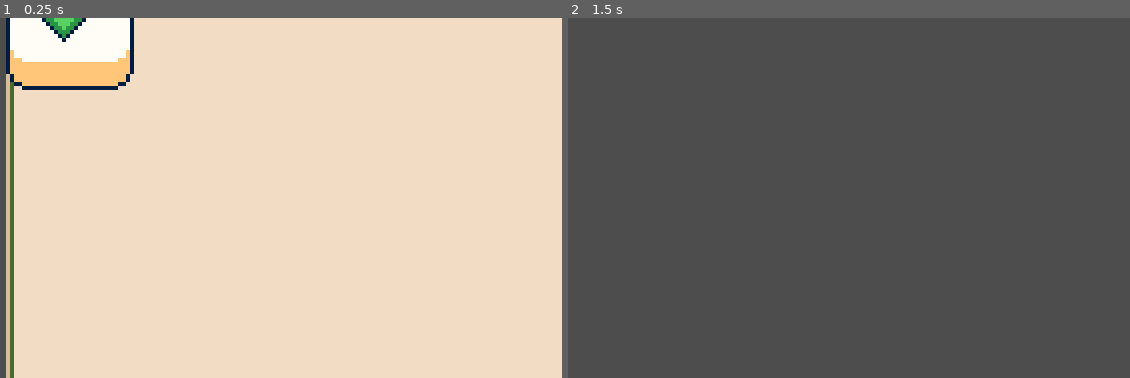
Above: before the commit, frames 1-2 (left to right).
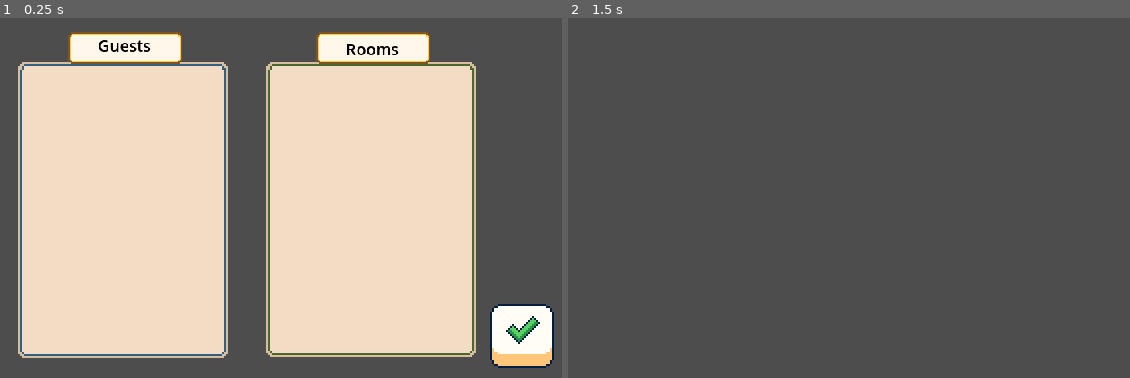
Above: after the commit, the same moments.

Repository: cmclaudet/Hot-Spring-Game
Game: Godot game, scene res://Scenes/Matching/matching.tscn
Two runs of this game, one before a commit and one after it. Both use one fixed random seed, a clock stepped at 60 frames per second and the inputs below. This scene is started directly instead of the project's main scene.
Inputs (mouse positions are in pixels of both pictures, inside the frame that each line leads up to; where the layout moved, square brackets give the same spot in the first picture):
- Up to frame 1 (0.25 s): no input
- Up to frame 2 (1.5 s): click (1090, 334) [635, 25] at 0.5 s; tap Enter at 1.25 s; move the mouse to (950, 180) at 1.27 s; hold Right (right) from 1.28 s (still down); click (950, 180) at 1.42 s

The runs differ from the first frame. In frame 1, 42% of the frame differs, in the area x 1-100%, y 0-100%; in frame 2, nothing differs.

Commit message:
Fix a few issues with UI scaling

Diff:
--- a/Scenes/Matching/book_page.tscn
+++ b/Scenes/Matching/book_page.tscn
@@ -11,7 +11,13 @@
 
 [node name="BookPage" type="Control"]
 layout_mode = 3
-anchors_preset = 0
+anchors_preset = 8
+anchor_left = 0.5
+anchor_top = 0.5
+anchor_right = 0.5
+anchor_bottom = 0.5
+grow_horizontal = 2
+grow_vertical = 2
 
 [node name="TextureRect" type="NinePatchRect" parent="."]
 layout_mode = 1
@@ -20,10 +26,10 @@
 anchor_top = 0.5
 anchor_right = 0.5
 anchor_bottom = 0.5
-offset_left = -99.5
-offset_top = -139.0
-offset_right = 99.5
-offset_bottom = 139.0
+offset_left = -53.0
+offset_top = -68.0
+offset_right = 52.0
+offset_bottom = 80.0
 grow_horizontal = 2
 grow_vertical = 2
 theme = SubResource("Theme_vjedx")
@@ -36,15 +42,16 @@
 
 [node name="TextureRect" type="TextureRect" parent="TextureRect"]
 layout_mode = 1
-anchors_preset = 5
-anchor_left = 0.5
-anchor_right = 0.5
-offset_left = -50.0
-offset_top = -33.0
-offset_right = 50.0
-offset_bottom = 7.0
+anchors_preset = -1
+anchor_left = 0.51
+anchor_right = 0.51
+offset_left = -31.0
+offset_top = -16.0
+offset_right = 31.0
+offset_bottom = 2.0
 grow_horizontal = 2
 texture = ExtResource("2_4ldnd")
+expand_mode = 2
 
 [node name="Label" type="Label" parent="TextureRect/TextureRect"]
 layout_mode = 1
@@ -53,10 +60,10 @@
 anchor_top = 0.5
 anchor_right = 0.5
 anchor_bottom = 0.5
-offset_left = -45.0
-offset_top = -14.0
-offset_right = 69.0
-offset_bottom = 20.0
+offset_left = -27.0
+offset_top = -6.0
+offset_right = 39.0
+offset_bottom = 11.0
 grow_horizontal = 2
 grow_vertical = 2
 scale = Vector2(0.8, 0.8)
--- a/Scenes/Matching/book_panel.tscn
+++ b/Scenes/Matching/book_panel.tscn
@@ -4,14 +4,14 @@
 [ext_resource type="Script" path="res://Scripts/Components/nine_patch_rect_toggle.gd" id="2_63g3k"]
 
 [node name="BookPanel" type="VBoxContainer"]
-custom_minimum_size = Vector2(2.08165e-12, 36)
+custom_minimum_size = Vector2(2.08165e-12, 23)
 offset_right = 100.0
-offset_bottom = 36.0
+offset_bottom = 23.0
 size_flags_horizontal = 3
 mouse_filter = 2
 
 [node name="NinePatchRectToggle" type="NinePatchRect" parent="."]
-custom_minimum_size = Vector2(2.08165e-12, 36)
+custom_minimum_size = Vector2(2.08165e-12, 23)
 layout_mode = 2
 mouse_filter = 0
 texture = ExtResource("1_tbw5k")
--- a/Scenes/Matching/guest_panel.tscn
+++ b/Scenes/Matching/guest_panel.tscn
@@ -11,7 +11,7 @@
 [ext_resource type="Texture2D" uid="uid://c3e5plnaiy6oh" path="res://Art/EncoderXSolutions/star.png" id="8_fmp8b"]
 
 [sub_resource type="LabelSettings" id="LabelSettings_636yt"]
-font_size = 20
+font_size = 12
 font_color = Color(0, 0, 0, 1)
 
 [node name="GuestPanel" node_paths=PackedStringArray("guest_name", "picture", "desired_room_name", "desired_room_stars", "stay_duration", "button") instance=ExtResource("1_q5oes")]
@@ -35,9 +35,9 @@
 anchor_top = 0.5
 anchor_bottom = 0.5
 offset_left = 6.0
-offset_top = -15.0
-offset_right = 31.0
-offset_bottom = 8.0
+offset_top = -8.5
+offset_right = 22.0
+offset_bottom = 6.5
 grow_vertical = 2
 texture = ExtResource("7_75dmr")
 region_rect = Rect2(0, 6, 32, 26)
@@ -53,9 +53,9 @@
 anchor_top = 1.0
 anchor_right = 0.5
 anchor_bottom = 1.0
-offset_left = -12.0
-offset_top = -22.0
-offset_right = 12.0
+offset_left = -7.0
+offset_top = -14.0
+offset_right = 7.0
 offset_bottom = -1.0
 grow_horizontal = 2
 grow_vertical = 0
@@ -69,9 +69,9 @@
 anchor_top = 1.0
 anchor_right = 0.5
 anchor_bottom = 1.0
-offset_left = -14.5
-offset_right = 97.5
-offset_bottom = 28.0
+offset_left = -14.0
+offset_right = 96.0
+offset_bottom = 17.0
 grow_horizontal = 2
 grow_vertical = 0
 scale = Vector2(0.25, 0.25)
@@ -81,10 +81,10 @@
 
 [node name="DesiredRoom" type="NinePatchRect" parent="NinePatchRectToggle" index="1"]
 layout_mode = 0
-offset_left = 36.0
+offset_left = 25.0
 offset_top = 3.0
-offset_right = 61.0
-offset_bottom = 26.0
+offset_right = 41.0
+offset_bottom = 18.0
 texture = ExtResource("7_75dmr")
 region_rect = Rect2(0, 6, 32, 26)
 patch_margin_left = 4
@@ -99,10 +99,10 @@
 anchor_top = 0.609
 anchor_right = 0.5
 anchor_bottom = 0.609
-offset_left = -11.5
-offset_top = -0.00700063
-offset_right = 80.5
-offset_bottom = 27.993
+offset_left = -9.0
+offset_top = 0.865
+offset_right = 61.0
+offset_bottom = 17.865
 scale = Vector2(0.25, 0.25)
 text = "Basic"
 label_settings = SubResource("LabelSettings_636yt")
@@ -113,13 +113,13 @@
 layout_mode = 1
 anchors_preset = -1
 anchor_left = 0.5
-anchor_top = 0.652
+anchor_top = 0.941
 anchor_right = 0.5
-anchor_bottom = 0.652
-offset_left = -11.5
-offset_top = -7.996
-offset_right = 11.5
-offset_bottom = -2.996
+anchor_bottom = 0.941
+offset_left = -8.0
+offset_top = -9.115
+offset_right = 8.0
+offset_bottom = -6.115
 grow_horizontal = 2
 theme_override_constants/separation = 1
 alignment = 1
@@ -139,10 +139,10 @@
 anchor_top = 1.0
 anchor_right = 1.0
 anchor_bottom = 1.0
-offset_left = -52.0
-offset_top = -10.0
-offset_right = 143.0
-offset_bottom = 18.0
+offset_left = -51.0
+offset_top = -6.0
+offset_right = 144.0
+offset_bottom = 11.0
 grow_horizontal = 0
 grow_vertical = 0
 scale = Vector2(0.25, 0.25)
--- a/Scenes/Matching/matching.tscn
+++ b/Scenes/Matching/matching.tscn
@@ -10,10 +10,9 @@
 
 [node name="Matching" type="Control" node_paths=PackedStringArray("guest_container", "room_container")]
 layout_mode = 3
-anchor_left = -0.5
-anchor_top = -0.5
-anchor_right = 0.5
-anchor_bottom = 0.5
+anchors_preset = 15
+anchor_right = 1.0
+anchor_bottom = 1.0
 grow_horizontal = 2
 grow_vertical = 2
 script = ExtResource("1_1wlxi")
@@ -22,25 +21,21 @@
 
 [node name="BookPageGuest" parent="." instance=ExtResource("1_t234y")]
 layout_mode = 1
-anchors_preset = 8
-anchor_left = 0.5
-anchor_top = 0.5
-anchor_right = 0.5
-anchor_bottom = 0.5
-offset_left = -120.0
-offset_right = -120.0
-grow_horizontal = 2
-grow_vertical = 2
+offset_left = -59.0
+offset_right = -59.0
 
 [node name="TextureRect" parent="BookPageGuest" index="0"]
 region_rect = Rect2(2.84827, 1.95276, 81.3141, 25.1392)
 
 [node name="ScrollContainer" type="ScrollContainer" parent="BookPageGuest/TextureRect" index="0"]
-layout_mode = 0
-offset_left = 13.5
-offset_top = 12.0
-offset_right = 185.5
-offset_bottom = 266.0
+layout_mode = 1
+anchors_preset = -1
+anchor_left = 0.505
+anchor_right = 0.505
+offset_left = -44.025
+offset_top = 8.0
+offset_right = 43.975
+offset_bottom = 141.0
 
 [node name="VBoxContainer" type="VBoxContainer" parent="BookPageGuest/TextureRect/ScrollContainer"]
 layout_mode = 2
@@ -53,26 +48,22 @@
 
 [node name="BookPageRooms" parent="." instance=ExtResource("1_t234y")]
 layout_mode = 1
-anchors_preset = 8
-anchor_left = 0.5
-anchor_top = 0.5
-anchor_right = 0.5
-anchor_bottom = 0.5
-offset_left = 120.0
-offset_right = 120.0
-grow_horizontal = 2
-grow_vertical = 2
+offset_left = 65.0
+offset_right = 65.0
 
 [node name="TextureRect" parent="BookPageRooms" index="0"]
 texture = ExtResource("4_enuk6")
 region_rect = Rect2(3.04612, 2.15061, 80.9184, 25.1263)
 
 [node name="ScrollContainer" type="ScrollContainer" parent="BookPageRooms/TextureRect" index="0"]
-layout_mode = 0
-offset_left = 13.5
-offset_top = 12.0
-offset_right = 185.5
-offset_bottom = 266.0
+layout_mode = 1
+anchors_preset = -1
+anchor_left = 0.505
+anchor_right = 0.505
+offset_left = -44.025
+offset_top = 8.0
+offset_right = 43.975
+offset_bottom = 141.0
 
 [node name="VBoxContainer" type="VBoxContainer" parent="BookPageRooms/TextureRect/ScrollContainer"]
 layout_mode = 2
@@ -89,10 +80,10 @@
 anchor_top = 1.0
 anchor_right = 1.0
 anchor_bottom = 1.0
-offset_left = -59.0
-offset_top = -59.0
-offset_right = -27.0
-offset_bottom = -27.0
+offset_left = -36.0
+offset_top = -37.0
+offset_right = -4.0
+offset_bottom = -5.0
 grow_horizontal = 0
 grow_vertical = 0
 texture_normal = ExtResource("11_2wyrs")
--- a/Scenes/Matching/room_panel.tscn
+++ b/Scenes/Matching/room_panel.tscn
@@ -9,7 +9,7 @@
 [ext_resource type="Script" path="res://Scripts/Matching/ui_stars.gd" id="7_yo2vo"]
 
 [sub_resource type="Theme" id="Theme_qhsa0"]
-default_font_size = 20
+default_font_size = 12
 
 [node name="RoomPanel" node_paths=PackedStringArray("room_name", "bed_container", "star_container", "button") instance=ExtResource("1_qmgfb")]
 script = ExtResource("3_64kxa")
@@ -29,9 +29,9 @@
 anchor_left = 1.0
 anchor_right = 1.0
 offset_left = -61.0
-offset_top = 4.0
+offset_top = 2.0
 offset_right = -4.0
-offset_bottom = 12.0
+offset_bottom = 6.0
 grow_horizontal = 0
 alignment = 2
 script = ExtResource("7_yo2vo")
@@ -49,9 +49,9 @@
 anchor_top = 0.5
 anchor_bottom = 0.5
 offset_left = 4.0
-offset_top = -17.0
+offset_top = -10.5
 offset_right = 311.0
-offset_bottom = 13.0
+offset_bottom = 6.5
 grow_vertical = 2
 scale = Vector2(0.3, 0.3)
 theme = SubResource("Theme_qhsa0")
@@ -63,9 +63,9 @@
 anchor_top = 0.5
 anchor_bottom = 0.5
 offset_left = 4.0
-offset_top = -7.0
+offset_top = -5.5
 offset_right = 96.0
-offset_bottom = 17.0
+offset_bottom = 11.5
 grow_vertical = 2
 
 [node name="HBoxContainer" type="HBoxContainer" parent="NinePatchRectToggle/ScrollContainer" index="0"]
--- a/Scenes/Matching/room_panel_bed.tscn
+++ b/Scenes/Matching/room_panel_bed.tscn
@@ -4,9 +4,9 @@
 [ext_resource type="Script" path="res://Scripts/Matching/room_panel_bed.gd" id="2_62ptr"]
 
 [node name="Bed" type="NinePatchRect" node_paths=PackedStringArray("pic")]
-custom_minimum_size = Vector2(25, 23)
-offset_right = 25.0
-offset_bottom = 23.0
+custom_minimum_size = Vector2(15, 14)
+offset_right = 15.0
+offset_bottom = 14.0
 texture = ExtResource("1_o0fji")
 region_rect = Rect2(0, 6, 32, 26)
 patch_margin_left = 4
@@ -23,10 +23,10 @@
 anchor_top = 1.0
 anchor_right = 0.5
 anchor_bottom = 1.0
-offset_left = -11.0
-offset_top = -24.0
-offset_right = 12.0
-offset_bottom = -2.0
+offset_left = -6.5
+offset_top = -13.0
+offset_right = 6.5
+offset_bottom = -1.0
 grow_horizontal = 2
 grow_vertical = 0
 expand_mode = 2
--- a/Scenes/day_intro.tscn
+++ b/Scenes/day_intro.tscn
@@ -33,8 +33,8 @@
 anchor_bottom = 0.5
 offset_left = -54.0
 offset_top = -22.0
-offset_right = 50.0
-offset_bottom = 18.0
+offset_right = 46.0
+offset_bottom = 20.0
 grow_horizontal = 2
 grow_vertical = 2
 texture = ExtResource("2_yayid")
--- a/Themes/ui_label_setting_book_panel.tres
+++ b/Themes/ui_label_setting_book_panel.tres
@@ -1,3 +1,4 @@
 [gd_resource type="LabelSettings" format=3 uid="uid://cdtgj8dm8l6kv"]
 
 [resource]
+font_size = 12
--- a/Themes/ui_text_small_header.tres
+++ b/Themes/ui_text_small_header.tres
@@ -1,4 +1,5 @@
 [gd_resource type="LabelSettings" format=3 uid="uid://cjwsxdq0cq7qk"]
 
 [resource]
+font_size = 10
 font_color = Color(0, 0, 0, 1)
--- a/project.godot
+++ b/project.godot
@@ -27,7 +27,6 @@
 window/size/viewport_height=180
 window/stretch/mode="canvas_items"
 window/stretch/aspect="expand"
-window/stretch/scale=2.0
 
 [dotnet]
 
Not shown: 2 places in Scenes/main.tscn that only renumber resources
